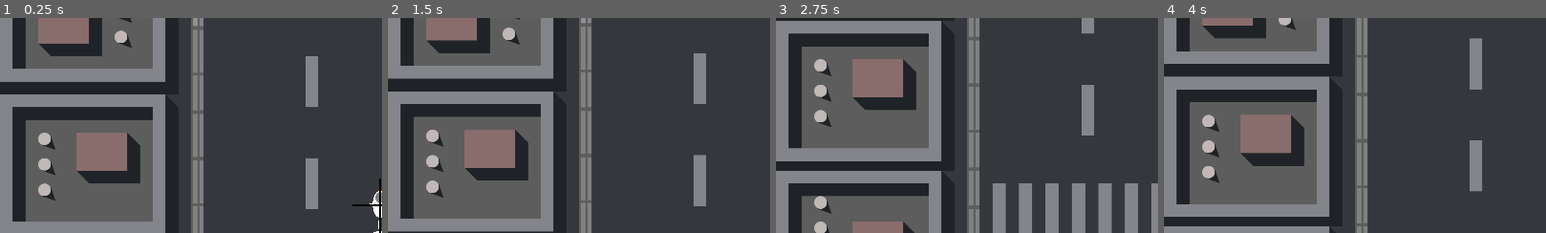
Above: before the commit, frames 1-4 (left to right).
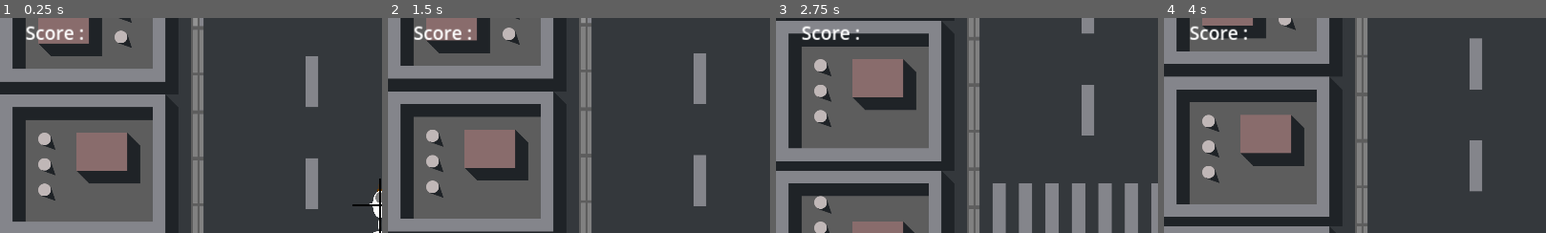
Above: after the commit, the same moments.

Repository: gargamal/alligator
Game: Godot game, scene res://level/game_level.tscn
The game is run twice, just before and just after one commit, with the same random seed, the same clock (stepped at 60 frames per second) and the same inputs.
Inputs:
- Up to frame 1 (0.25 s): no input
- Up to frame 2 (1.5 s): tap Enter at 0.5 s; hold Right (ui_right) 0.53-1.28 s; hold Down (ui_down) from 1.28 s (still down)
- Up to frame 3 (2.75 s): release Down (ui_down) at 2.03 s; hold Right (ui_right) from 2.03 s (still down)
- Up to frame 4 (4 s): release Right (ui_right) at 2.78 s; hold Up (ui_up) 2.78-3.53 s; hold Left (ui_left) from 3.53 s (still down)
The pictures show only the part of the screen within x 0-50%, y 6-56%; the shares and areas given below are measured in that part.

The runs differ from the first frame. In frame 1, 0.4% of the frame differs, in the area x 6-22%, y 3-11%; in frame 2, 0.4%; in frame 3, 0.4%; in frame 4, 0.5%.

Commit message:
Add : Score | up : Score refresh on kills

Diff:
--- a/enemy/artillery.gd
+++ b/enemy/artillery.gd
@@ -10,7 +10,7 @@
 func rotation_animation(delta :float, direction :Vector2):
 	sprite_2d.rotation = lerp_angle(sprite_2d.rotation, estimate_target_angle(direction), estimate_angle_smooth() * delta)
 	collision.rotation = sprite_2d.rotation
-	tower_sprite.rotation = global_position.angle_to_point(player.global_position)-deg_to_rad(90)-sprite_2d.rotation
+	tower_sprite.rotation = global_position.angle_to_point(player.global_position)*1.0-deg_to_rad(90)-sprite_2d.rotation
 
 func _specific_ready():
 	target = $body_sprite/tower_sprite/target
@@ -84,7 +84,7 @@
 
 func fire(delta :float):
 	if previous_enemy_state != enemy_state and enemy_state == Enemy_State.SHOOT:
-		bullet_time = bullet_cooldown * 0.825
+		bullet_time = bullet_cooldown
 	#
 	bullet_time += delta
 	if bullet_time > bullet_cooldown and enemy_state == Enemy_State.SHOOT:
@@ -93,6 +93,6 @@
 		ammo.exclude_body = self
 		ammo.global_position = target.global_position
 		ammo.origin = target.global_position
-		ammo.direction = Vector2(0, 1)
+		ammo.direction = (target.global_position - global_position)
 		bullet_time = 0.0
 		fire_anim()
--- a/enemy/artillery.tscn
+++ b/enemy/artillery.tscn
@@ -265,10 +265,11 @@
 
 [node name="artillery" type="CharacterBody2D"]
 script = ExtResource("1_kjnej")
+bullet_cooldown = 1.5
 ammo_scene = ExtResource("2_hn3br")
 
 [node name="body_sprite" type="Sprite2D" parent="."]
-modulate = Color(0, 0.286275, 0.811765, 1)
+self_modulate = Color(0, 0.286275, 0.811765, 1)
 scale = Vector2(0.31, 0.31)
 texture = ExtResource("2_p5uix")
 
@@ -284,12 +285,11 @@
 
 [node name="tower_sprite" type="Sprite2D" parent="body_sprite"]
 self_modulate = Color(0, 0.286275, 0.811765, 1)
-position = Vector2(2.1684e-19, -129.032)
-scale = Vector2(1, 1)
+position = Vector2(0, -130)
 texture = ExtResource("3_14bam")
 
 [node name="target" type="Marker2D" parent="body_sprite/tower_sprite"]
-position = Vector2(0.000823647, 309.678)
+position = Vector2(-2.1684e-19, 464.516)
 scale = Vector2(1.56088, 3.22581)
 
 [node name="fire_sparkles" type="Sprite2D" parent="body_sprite/tower_sprite"]
--- a/enemy/enemy.gd
+++ b/enemy/enemy.gd
@@ -180,7 +180,7 @@
 		ammo.exclude_body = self
 		ammo.global_position = target.global_position
 		ammo.origin = target.global_position
-		ammo.direction = Vector2(0, 1)
+		ammo.direction = Vector2(0,1)
 		bullet_time = 0.0
 		fire_anim()
 
--- a/level/game_level.gd
+++ b/level/game_level.gd
@@ -12,6 +12,7 @@
 @onready var enemy = $enemy
 @onready var bullet = $bullet
 @onready var drop_item = $drop_item
+@onready var label = $Score/Score/Label
 
 @export var level_scene_1 :PackedScene
 @export var level_scene_2 :PackedScene
@@ -24,11 +25,13 @@
 @export var level_scene_9 :PackedScene
 @export var item_scene : PackedScene
 @export var max_enemy :int = 4
+@export var points_per_kill :int = 1
 
 var level_scene_instianble :Array =[]
 var rng = RandomNumberGenerator.new()
 var last_postion_level :Vector2
 var id_spawn :int = 1
+var points:int = 0
 
 func _ready():
 	for child_level in level.get_children():
@@ -77,6 +80,7 @@
 	level_inst.connect("spawn_new_level", _on_spawn_new_level)
 	level_inst.connect("block_last_level", _on_block_last_level)
 	level_inst.connect("i_am_ready_level", _on_level_is_ready)
+	level_inst.connect("add_point", _on_add_point)
 
 	level_inst.name = "Level_" + str(id_spawn)
 	id_spawn += 1
@@ -96,9 +100,13 @@
 		actual_level.previous.block_player()
 		free_level()
 
-
-
 func _on_clear_timeout():
 	for enemy_body in enemy.get_children():
 		if enemy_body.global_position.y > player.global_position.y + max_dist_diedbody :
 			enemy_body.queue_free()
+
+
+func _on_add_point():
+	points += points_per_kill
+	var strText = str(points)
+	label.text = "Score : " + strText
--- a/level/game_level.tscn
+++ b/level/game_level.tscn
@@ -10,36 +10,23 @@
 script = ExtResource("1_qdoty")
 level_scene_1 = ExtResource("1_o0yc1")
 item_scene = ExtResource("3_2i3rj")
-max_enemy = null
 
 [node name="level" type="Node2D" parent="."]
 
 [node name="level_a0" parent="level" node_paths=PackedStringArray("next", "world_drop_item") instance=ExtResource("1_o0yc1")]
 position = Vector2(0, 1080)
-signal_next_level_has_sent = null
-signal_previous_level_has_sent = null
-block_player_is_done = null
 next = NodePath("../level_a1")
 world_drop_item = NodePath("../../drop_item")
-drop_chance = null
 
 [node name="level_a1" parent="level" node_paths=PackedStringArray("previous", "next", "world_drop_item") instance=ExtResource("1_o0yc1")]
-signal_next_level_has_sent = null
-signal_previous_level_has_sent = null
-block_player_is_done = null
 previous = NodePath("../level_a0")
 next = NodePath("../level_a2")
 world_drop_item = NodePath("../../drop_item")
-drop_chance = null
 
 [node name="level_a2" parent="level" node_paths=PackedStringArray("previous", "world_drop_item") instance=ExtResource("1_o0yc1")]
 position = Vector2(0, -1040)
-signal_next_level_has_sent = null
-signal_previous_level_has_sent = null
-block_player_is_done = null
 previous = NodePath("../level_a1")
 world_drop_item = NodePath("../../drop_item")
-drop_chance = null
 
 [node name="enemy" type="Node2D" parent="."]
 
@@ -60,4 +47,23 @@
 wait_time = 0.5
 autostart = true
 
+[node name="Score" type="CanvasLayer" parent="."]
+
+[node name="Score" type="Control" parent="Score"]
+layout_mode = 3
+anchors_preset = 15
+anchor_right = 1.0
+anchor_bottom = 1.0
+grow_horizontal = 2
+grow_vertical = 2
+
+[node name="Label" type="Label" parent="Score/Score"]
+layout_mode = 0
+offset_left = 64.0
+offset_top = 64.0
+offset_right = 224.0
+offset_bottom = 128.0
+theme_override_font_sizes/font_size = 46
+text = "Score : "
+
 [connection signal="timeout" from="clear" to="." method="_on_clear_timeout"]
--- a/level/level.gd
+++ b/level/level.gd
@@ -13,6 +13,7 @@
 signal spawn_new_level(my_self)
 signal block_last_level(my_self)
 signal i_am_ready_level(my_self)
+signal add_point(my_self)
 
 @export var signal_next_level_has_sent :bool = false
 @export var signal_previous_level_has_sent :bool = false
@@ -72,6 +73,7 @@
 		var item_drop :ItemBox = item_drop_scene.instantiate()
 		world_drop_item.add_child(item_drop)
 		item_drop.global_position = enemy.global_position
+	emit_signal("add_point")
 
 func _on_enemy_is_ready(enemy :Enemy):
 	enemy.is_running = true
--- a/level/level_A1.tscn
+++ b/level/level_A1.tscn
@@ -1,9 +1,6 @@
-[gd_scene load_steps=16 format=3 uid="uid://b4c1q3jiadym1"]
+[gd_scene load_steps=13 format=3 uid="uid://b4c1q3jiadym1"]
 
 [ext_resource type="Script" path="res://level/level.gd" id="1_pduli"]
-[ext_resource type="PackedScene" uid="uid://dg5dmtikklnwn" path="res://enemy/assault_tank.tscn" id="2_cb05k"]
-[ext_resource type="PackedScene" uid="uid://bbtkbj3sj8rn1" path="res://enemy/helicopter.tscn" id="3_7hinm"]
-[ext_resource type="PackedScene" uid="uid://pu6gx570i247" path="res://enemy/jeep.tscn" id="3_q0cp1"]
 [ext_resource type="Texture2D" uid="uid://da63co3ix33ku" path="res://level/asset/city_1.png" id="4_2dmgx"]
 [ext_resource type="PackedScene" uid="uid://mp15xma1rlvc" path="res://enemy/artillery.tscn" id="5_7yxxl"]
 [ext_resource type="PackedScene" uid="uid://bgntfh7ttfv45" path="res://enemy/Drop/item_drop.tscn" id="5_80beb"]
@@ -33,15 +30,8 @@
 [node name="level_a" type="Node2D"]
 z_index = -1
 script = ExtResource("1_pduli")
-signal_next_level_has_sent = null
-signal_previous_level_has_sent = null
-block_player_is_done = null
-assault_tank_scene = ExtResource("2_cb05k")
-helicopter_scene = ExtResource("3_7hinm")
-jeep_scene = ExtResource("3_q0cp1")
 artillery_scene = ExtResource("5_7yxxl")
 item_drop_scene = ExtResource("5_80beb")
-drop_chance = null
 
 [node name="road2_sprite" type="Sprite2D" parent="."]
 position = Vector2(960, 540)
Not shown: 1 places in ammo/bullet.tscn that only renumber resources
Not shown: 1 places in player/player.tscn that only renumber resources
Not shown, changed: README.md
